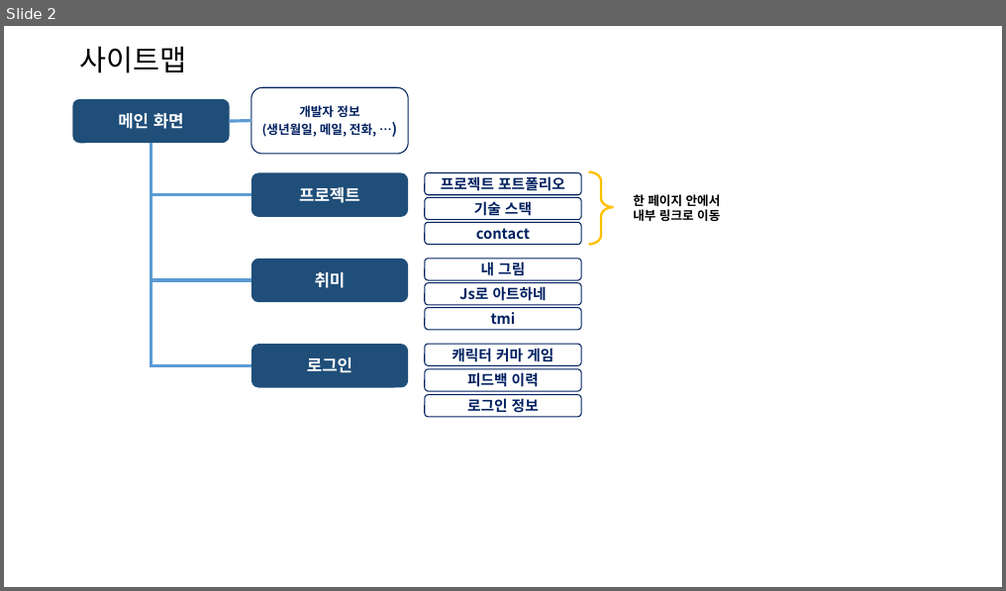
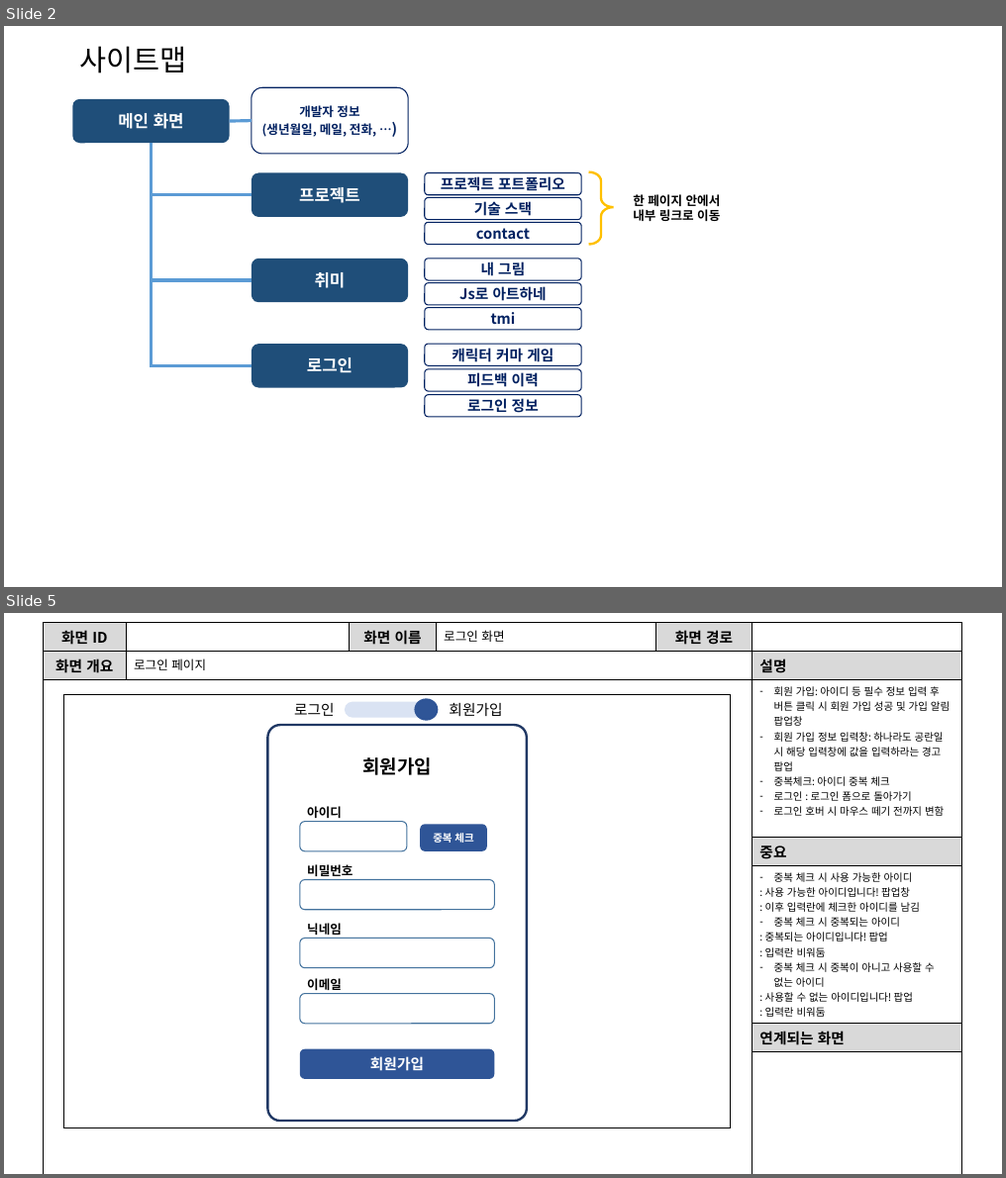
Before and after one commit to JDHwjdeogus/DW_501, a slide deck: txt pdf/비공식 ui 설계서.pptx. Shown one above the other, each under a label of ours: slide 2 before the commit, slides 2 and 5 after it; the slides between them are not shown. The pictures are 1006x591 and 1006x1178 pixels, drawn with LibreOffice and Linux fonts; fonts in the diff are those of the drawing. Boxes give left, top, right and bottom in pixels: in the first picture for what was removed or moved away, otherwise in the second. Text is boxed around its words. In the diff, an @@ line names an element or a change of style, - is before the commit and + after.

```diff
--- a/txt pdf/비공식 ui 설계서.pptx
+++ b/txt pdf/비공식 ui 설계서.pptx
@@ slide 5 added at (4,613,1002,1174), background #FFFFFF @@
@@ table added at (43,623,962,1157), 7 rows, 6 columns @@
+화면 ID |  | 화면 이름 | 로그인 화면 | 화면 경로 | 
+화면 개요 | 로그인 페이지 |  |  |  | 설명
+ |  |  |  |  | 회원 가입: 아이디 등 필수 정보 입력 후 버튼 클릭 시 회원 가입 성공 및 가입 알림 팝업창 / 회원 가입 정보 입력창: 하나라도 공란일 시 해당 입력창에 값을 입력하라는 경고 팝업 / 중복체크: 아이디 중복 체크 / 로그인 : 로그인 폼으로 돌아가기 / 로그인 호버 시 마우스 떼기 전까지 변함
+ |  |  |  |  | 중요
+ |  |  |  |  | 중복 체크 시 사용 가능한 아이디 / : 사용 가능한 아이디입니다! 팝업창 / : 이후 입력란에 체크한 아이디를 남김 / 중복 체크 시 중복되는 아이디 / : 중복되는 아이디입니다! 팝업 / : 입력란 비워둠 / 중복 체크 시 중복이 아니고 사용할 수 없는 아이디 / : 사용할 수 없는 아이디입니다! 팝업 / : 입력란 비워둠
+ |  |  |  |  | 연계되는 화면
+ |  |  |  |  | 
@@ rectangle added at (63,694,731,1128), outline #000000 1 pt @@
@@ group added at (294,698,502,721): 2 texts, 1 rounded rectangle, 1 ellipse @@
+로그인
+회원가입
@@ group added at (267,725,527,1121): 7 rounded rectangles, 5 texts @@
+회원가입
+아이디
+비밀번호
+회원가입
+닉네임
+이메일
+중복 체크
```
Also in this commit, not shown: 2 slides changed.
